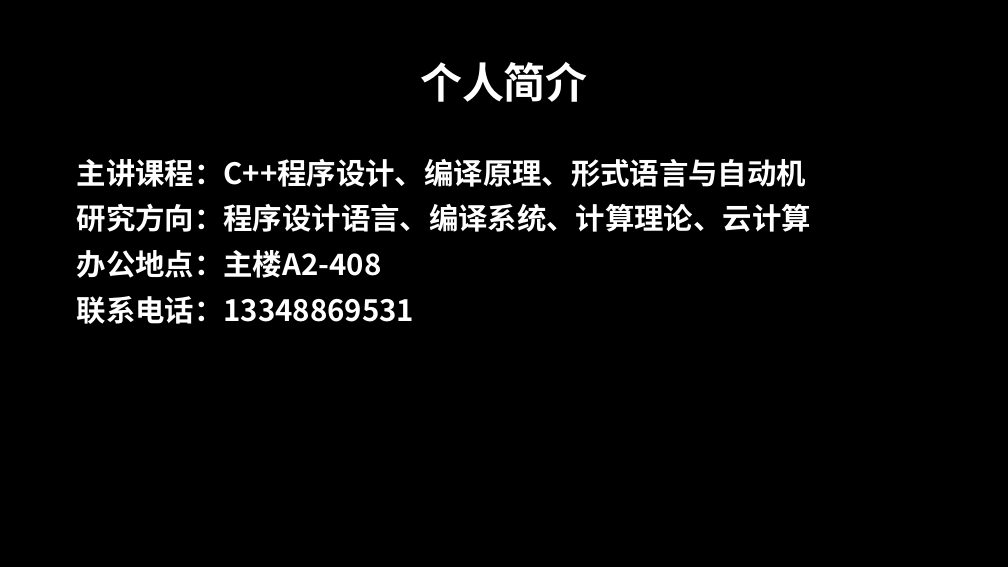
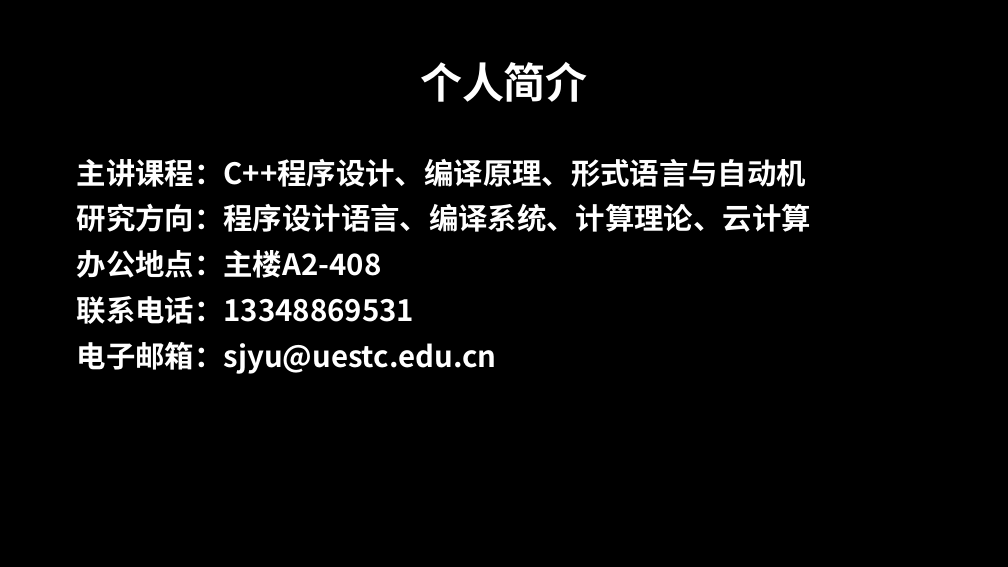
Before and after one commit to MisterFishing/cpp, a slide deck: slide 2 of index.pptx. Drawn at 1008x567 pixels with LibreOffice and Linux fonts; fonts in the diff are those of the drawing; background and template pictures are left out. Boxes give left, top, right and bottom in pixels: in the first picture for what was removed or moved away, otherwise in the second. Text is boxed around its words. In the diff, an @@ line names an element or a change of style, - is before the commit and + after.

Commit message:
ppt

```diff
--- a/index.pptx
+++ b/index.pptx
@@ text at [77,342,497,374]: paragraph added @@
+电子邮箱：sjyu@uestc.edu.cn
```
